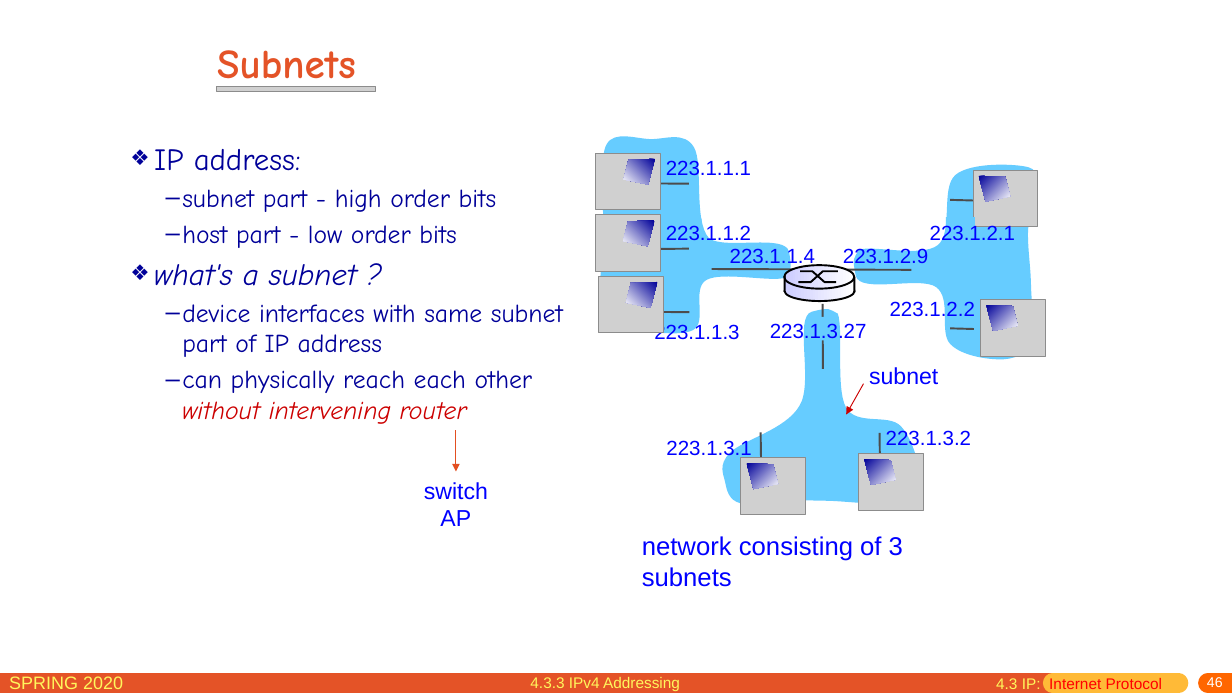
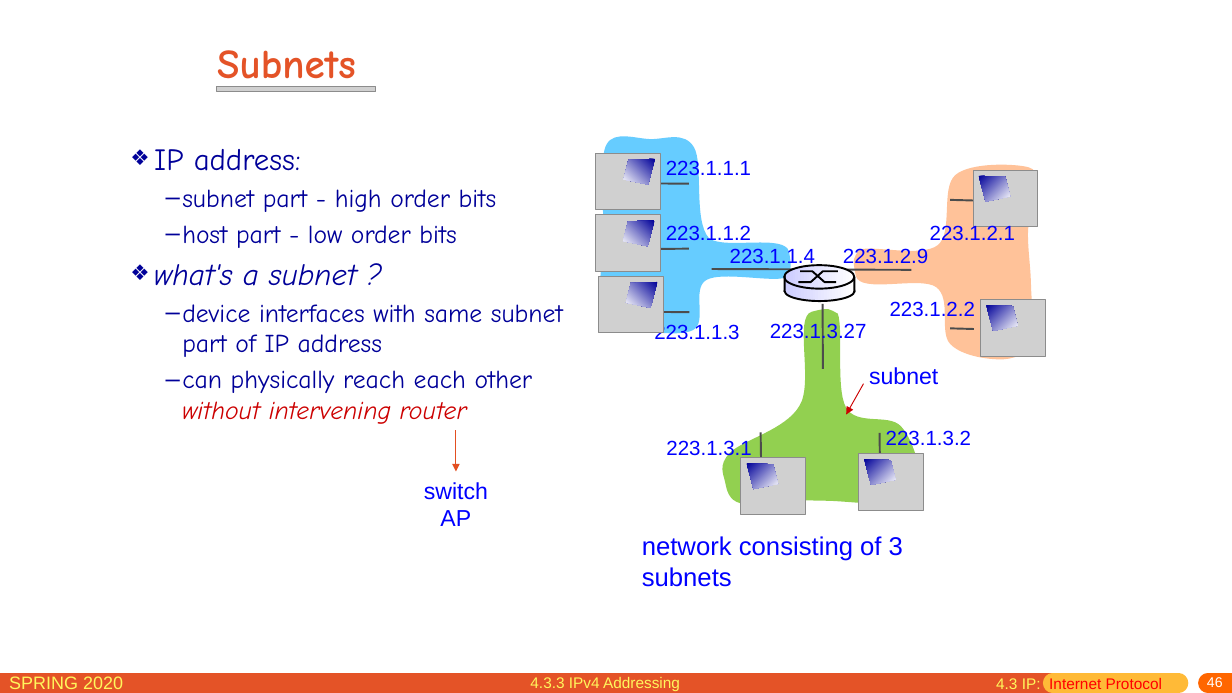
Before and after one commit to network-distributed/presentations, a slide deck: slide 46 of chapter4.pptx. Drawn at 1232x693 pixels with LibreOffice and Linux fonts; fonts in the diff are those of the drawing; grey boxes stand for pictures. Boxes give left, top, right and bottom in pixels: in the first picture for what was removed or moved away, otherwise in the second. Text is boxed around its words. In the diff, an @@ line names an element or a change of style, - is before the commit and + after.

```diff
--- a/chapter4.pptx
+++ b/chapter4.pptx
@@ freeform shape at box(852, 162, 1045, 360): fill #66CCFF to #FFC299 @@
@@ rectangle removed at box(946, 217, 976, 241) @@
@@ rectangle removed at box(945, 299, 975, 323) @@
@@ freeform shape at box(718, 307, 924, 506): fill #66CCFF to #92D050 @@
@@ rectangle removed at box(809, 317, 838, 341) @@
```
Also in this commit, not shown: 14 other slides changed, 1 slide added, 1 other file.
